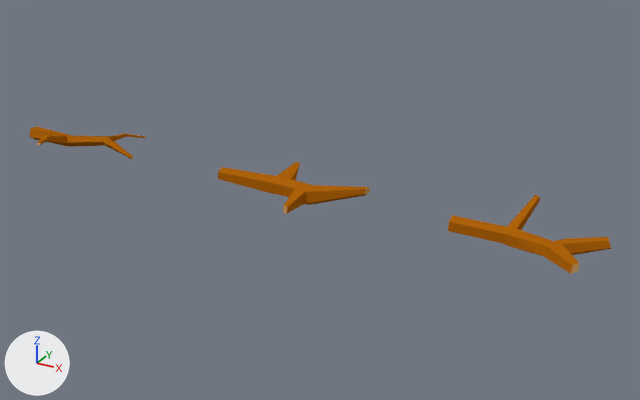
Renders of the Blender file Klamoa's ForceGame/Assets/Meshes/Branch/Branch.blend from each side of a commit.
Before and after are seen from a camera (50 mm lens) standing at (4.71, -4.3, 2.12) and looking at (2.32, 0.05, -0.06). The lights are fixed; the arrows at lower left show +X, +Y and +Z.

Names of what the first picture shows: 'Branch', 'Branch_01', 'Branch_02'.
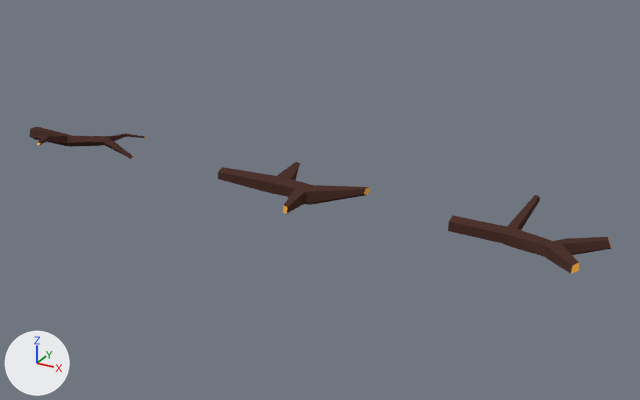
The change, as a list of edits to the scene's bpy script:
```text
Add img_lowpoly_texture_png:
    img_lowpoly_texture_png = load_image('Lowpoly_texture.png', '../../Textures/Lowpoly_texture.png', 1920, 1080, 'sRGB')
Change mat_stone:
    where n3 = _N.new('ShaderNodeTexImage'); n3.name = 'Image Texture'
    n3.image: img_lowpoly_tex_png_001 -> img_lowpoly_texture_png
Change me_cylinder_002:
    where me_cylinder_002.from_pydata(...)  # 50 vertices, 47 faces; spans x -0.46..0.25, y -1.63..1.54, z 0.02..4.87
    used by ob_branch_02; location = (0.0, 0.0, 0.0); rotation_euler = (0.0, 1.571, 0.0), in degrees (0, 90, 0); scale = (0.194, 0.194, 0.194)
    me_cylinder_002 part 1: texture (UV) coordinates of 47 of 47 faces, centred in x -0.43..0.17, y -1.58..1.5, z 0.02..4.86, changed; they spanned u 0.22..0.46, v 0.78..0.98 and now span u 0.56..0.65, v 0.32..0.7
Change me_cylinder_001:
    where me_cylinder_001.from_pydata(...)  # 38 vertices, 35 faces; spans x -1.13..0.49, y -2.72..2.34, z 0.02..9.2
    used by ob_branch_01; location = (1.627, 0.0, 0.0); rotation_euler = (0.0, 1.571, 0.0), in degrees (0, 90, 0); scale = (0.115, 0.115, 0.115)
    me_cylinder_001 part 2: texture (UV) coordinates of 35 of 35 faces, centred in x -0.93..0.39, y -2.63..2.26, z 0.02..9.13, changed; they spanned u 0.17..0.45, v 0.8..0.98 and now span u 0.56..0.65, v 0.33..0.71
Change me_cylinder:
    where me_cylinder.from_pydata(...)  # 38 vertices, 35 faces; spans x -2.55..0.67, y -5.33..3.28, z 0.02..12.45
    used by ob_branch; location = (3.184, 0.0, 0.0); rotation_euler = (0.0, 1.571, 0.0), in degrees (0, 90, 0); scale = (0.0714, 0.0714, 0.0714)
    me_cylinder part 3: texture (UV) coordinates of 35 of 35 faces, centred in x -2.31..0.53, y -5.01..3.03, z 0.02..12.26, changed; they spanned u 0.18..0.44, v 0.78..0.97 and now span u 0.55..0.65, v 0.32..0.71
```

Changed parts and their boxes (x1, y1, x2, y2) in the pictures (640 x 400 px):
'Branch', surface changed: (448, 195, 612, 274) in both
'Branch_01', surface changed: (218, 162, 370, 214) in both
'Branch_02', surface changed: (29, 127, 146, 159) in both
